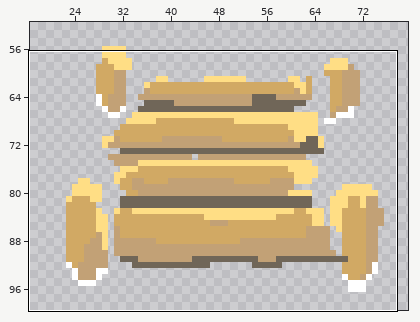
Pixel-art file -- Assets/Art/sloppy-dock.ase. Above, an overview of the earlier version with the close-up marked.
Close-up. First the earlier version:
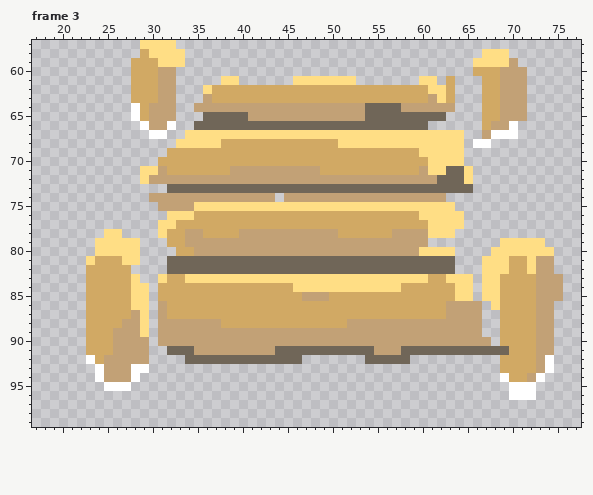
100x100 pixels, 10 frames. Shown: frame 3: x 17..77, y 57..99. The wide view leaves out empty margins. The commit also changed other frames or places, which this record leaves out.
After the commit:
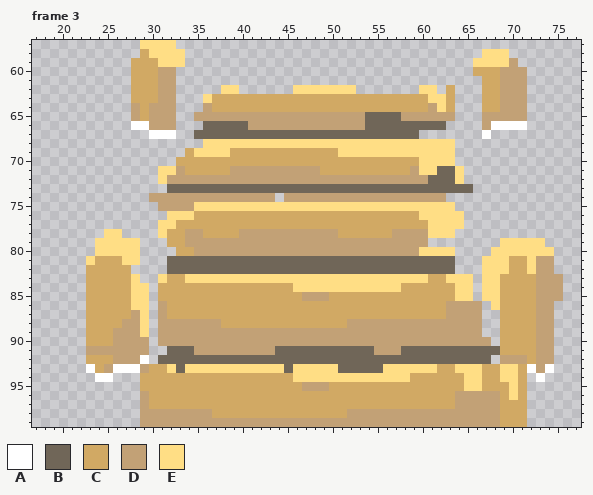
Palette (. is transparent): A #ffffff  B #706658  C #d1a964  D #c2a176  E #ffde85
From the commit log: dock has ripples, art hole is filled
The edit:
Frame 3:
y 61: x 38..39 EE -> ..; x 46..52 EEEEEEE -> .......; x 60..61 EE -> ..; x 63 C -> .
y 62: x 36..60 ECCCCCCCCCCCCCCCCCCCCCCCC -> ..EE......EEEEEEE.......E; x 62 E -> .
y 63: x 36 D -> E; x 61 D -> E
y 64: x 28 A -> D; x 35 D -> .; x 37..60 DDDDDDDDDDDDDDDDDBBBBDDD -> CCCCCCCCCCCCCCCCCCCCCCCC; x 62..63 DD -> EC
y 65: x 28 A -> D; x 35..40 .BBBBB -> DDDDDD; x 58..63 BBBBB. -> DDDDDD; x 67..68 CC -> DD
y 66: x 28 . -> A; x 32 A -> D; x 35 B -> .; x 41..53 BBBBBBBBBBBBB -> DDDDDDDDDDDDD; x 61..62 .. -> BB; x 67..69 CDD -> DAA; x 71 . -> A
y 67: x 32 . -> A; x 34..64 EEEEEEEEEEEEEEEEEEEEEEEEEEEEEEE -> .BBBBBBBBBBBBBBBBBBBBBBBBB.....; x 67..70 DAAA -> A...
y 68: x 33..35 EEE -> ...; x 38..50 CCCCCCCCCCCCC -> EEEEEEEEEEEEE; x 64 E -> .; x 66..67 AA -> ..
y 69: x 32..33 CC -> ..; x 35..38 CCCC -> EEEE; x 51..59 CCCCCCCCC -> EEEEEEEEE; x 64 E -> .
y 70: x 31..32 CC -> ..; x 60 C -> E; x 64 E -> .
y 71: x 29..33 EEDCC -> ..EED; x 59..60 CD -> DE; x 62 E -> B; x 64..65 BE -> E.
y 72: x 29..31 EDD -> ..E; x 61 D -> B; x 64..65 BE -> E.
y 91: x 23..25 CCC -> DDD; x 69 B -> C
y 92: x 23 A -> C; x 25 D -> C; x 29 D -> A; x 31..33 ... -> BBB; x 47..53 ....... -> BBBBBBB; x 59..67 ......... -> BBBBBBBBB; x 69..71 CCC -> DDD; x 74 A -> D
y 93: x 23..24 .A -> AC; x 26..27 DD -> AA; x 29..70 A.......................................CC -> DCCEBEEEEEEEEEEEBEEEEEBBBBBEEEEEECCEEECCEE; x 72 C -> A
y 94: x 25..70 DDDA........................................AC -> A...CCCCCCCCCCCCCCCCCEEEEEEEEEEEEECCCCCCEECCEE; x 72 D -> .
y 95: x 25..27 AAA -> ...; x 29..72 .........................................AAA -> CCCCCCCCCCCCCCCCCCDDDCCCCCCCCCCCCCCCEECCCEC.
y 96: x 29..72 .........................................AAA -> DCCCCCCCCCCCCCCCCCCCCCCCCCCCCCCCCCCDDDDDCEC.
y 97: x 29..71 ........................................... -> DCCCCCCCCCCCCCCCCCCCCCCCCCCCCCCCCCCDDDDDCCC
y 98: x 29..71 ........................................... -> DDDDDDDDCCCCCCCCCCCCCCCDDDDDDDDDDDDDDDDDCCC
y 99: x 29..71 ........................................... -> DDDDDDDDDDDDDDDDDDDDDDDDDDDDDDDDDDDDDDDDCCC
Where, in picture pixels (left, top, right, bottom), the same in both close-ups:
changed: (131, 76, 527, 184)
changed: (86, 346, 554, 427)
